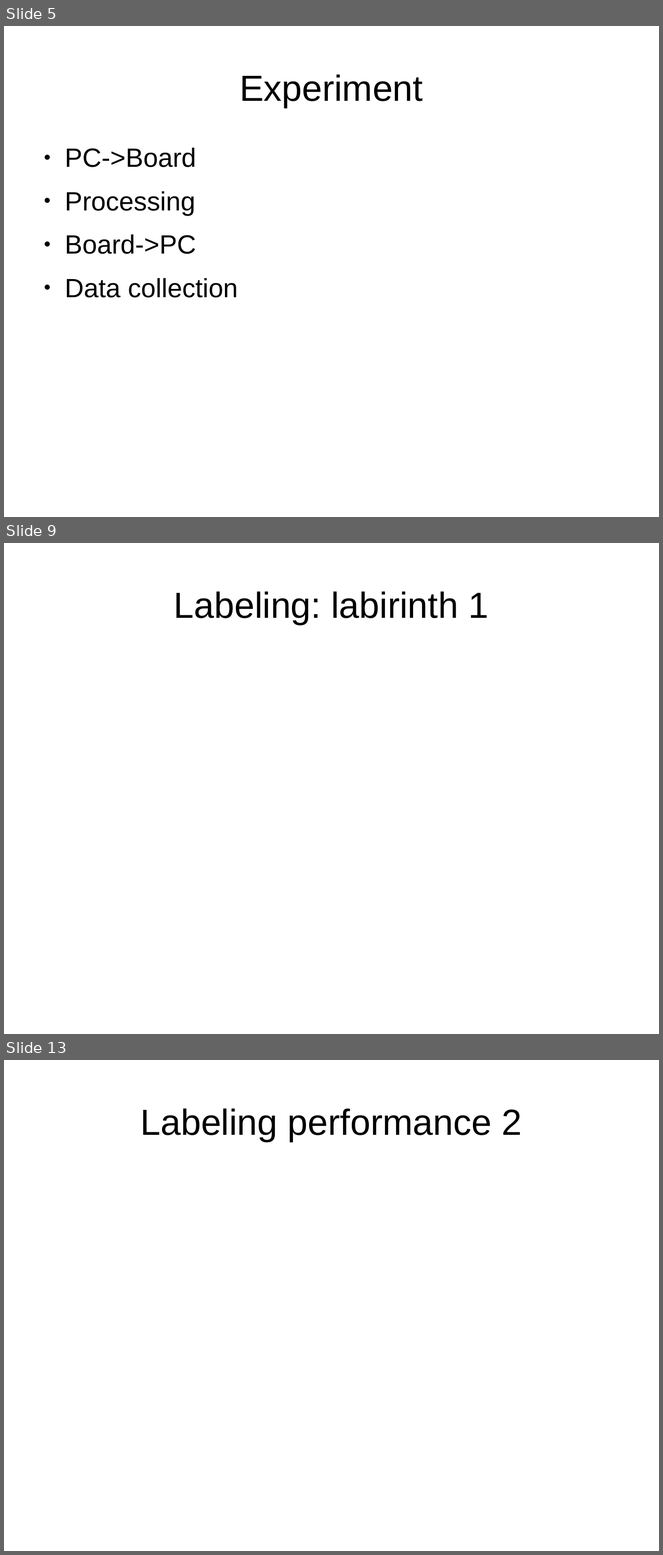
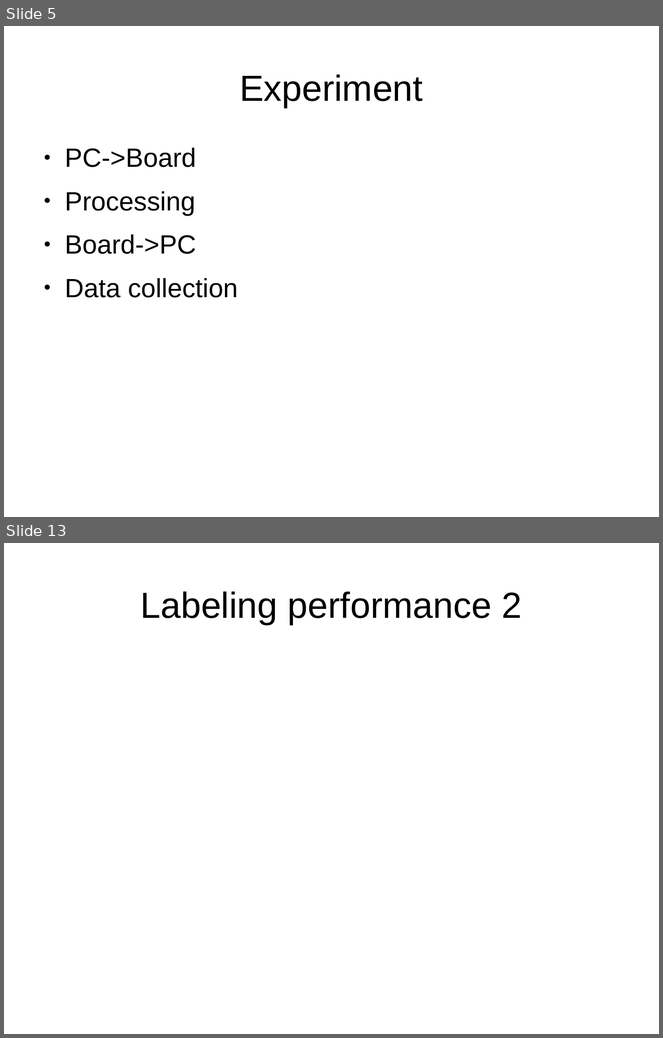
Before and after one commit to 0Chuzz/SNproject, a slide deck: slides.odp. Shown one above the other, each under a label of ours: slides 5, 9 and 13 before the commit, slides 5 and 13 after it; the slides between them are not shown. The pictures are 663x1555 and 663x1038 pixels, drawn with LibreOffice and Linux fonts; fonts in the diff are those of the drawing. Boxes give left, top, right and bottom in pixels: in the first picture for what was removed or moved away, otherwise in the second. Text is boxed around its words. In the diff, an @@ line names an element or a change of style, - is before the commit and + after.

Commit message:
labeling slides

```diff
--- a/slides.odp
+++ b/slides.odp
@@ slide 9 removed at [4,543,659,1034], background #FFFFFF @@
@@ title removed at [174,591,489,625] @@
-Labeling: labirinth 1
```
Also in this commit, not shown: 6 slides changed, 3 slides added, 2 other slides removed.
